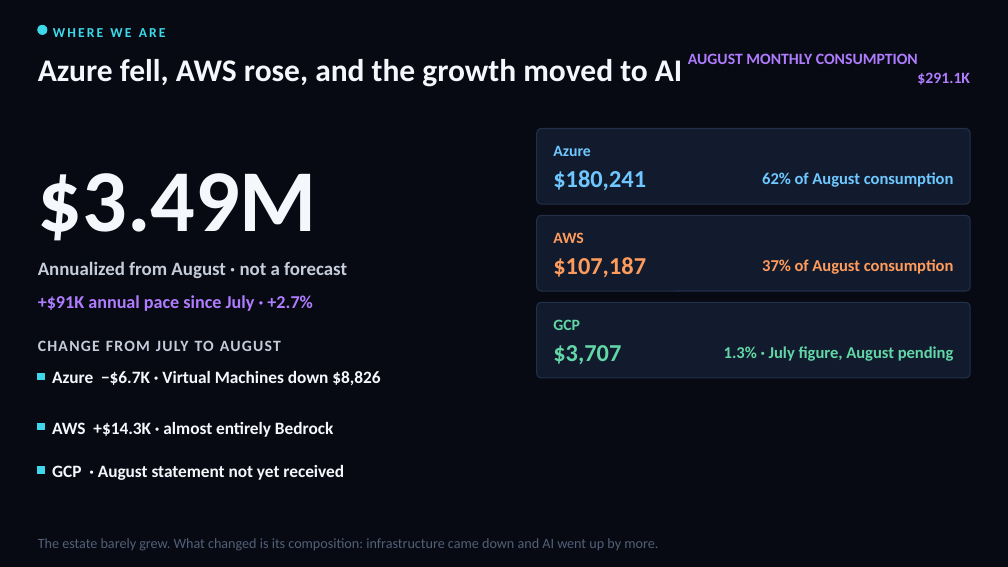
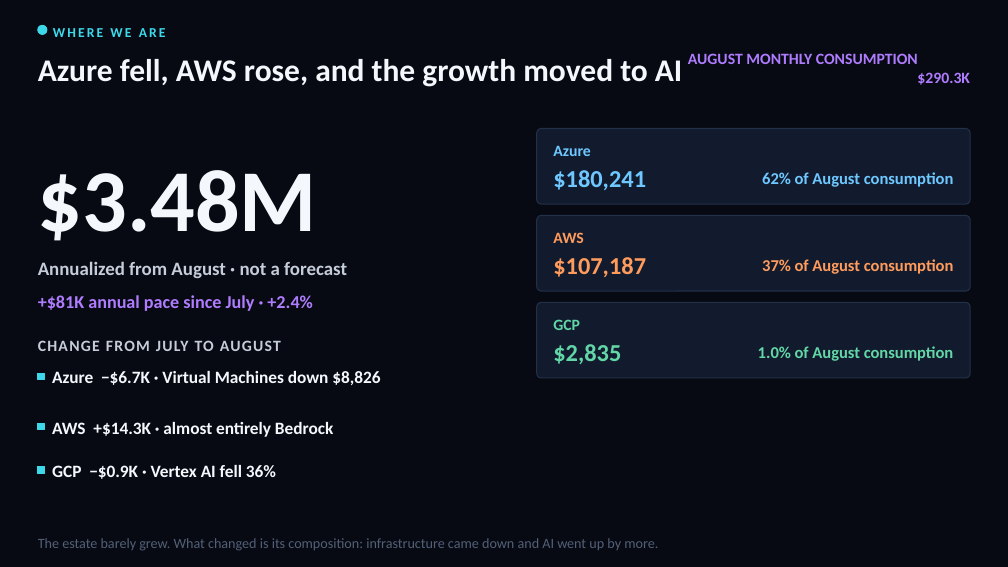
Before and after one commit to arielga5-code/Finops, a slide deck: slide 4 of presentations/cloud-cost-cio/Harel_Cloud_Cost_CIO_August.pptx. Drawn at 1008x567 pixels with LibreOffice and Linux fonts; fonts in the diff are those of the drawing. Boxes give left, top, right and bottom in pixels: in the first picture for what was removed or moved away, otherwise in the second. Text is boxed around its words. In the diff, an @@ line names an element or a change of style, - is before the commit and + after.

```diff
--- a/presentations/cloud-cost-cio/Harel_Cloud_Cost_CIO_August.pptx
+++ b/presentations/cloud-cost-cio/Harel_Cloud_Cost_CIO_August.pptx
@@ text at (688,53,970,85): text changed @@
-AUGUST MONTHLY CONSUMPTION
-$291.1K
+AUGUST MONTHLY CONSUMPTION
+$290.3K
@@ text at (38,170,317,241): text changed @@
-$3.49M
+$3.48M
@@ text at (38,295,312,311): text changed @@
-+$91K annual pace since July · +2.7%
++$81K annual pace since July · +2.4%
@@ text at (553,344,621,364): text changed @@
-$3,707
+$2,835
@@ text at (758,346,954,361): text changed @@
-1.3% · July figure, August pending
+1.0% of August consumption
@@ text at (52,465,276,479): text changed @@
-GCP · August statement not yet received
+GCP −$0.9K · Vertex AI fell 36%
```
Also in this commit, not shown: 4 other slides changed, 8 slides added, 6 other files.
